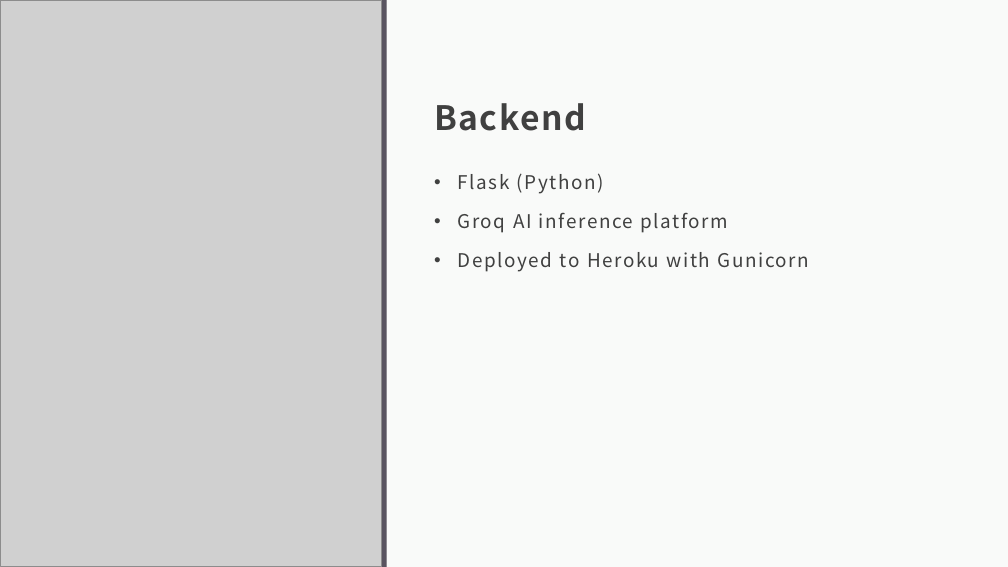
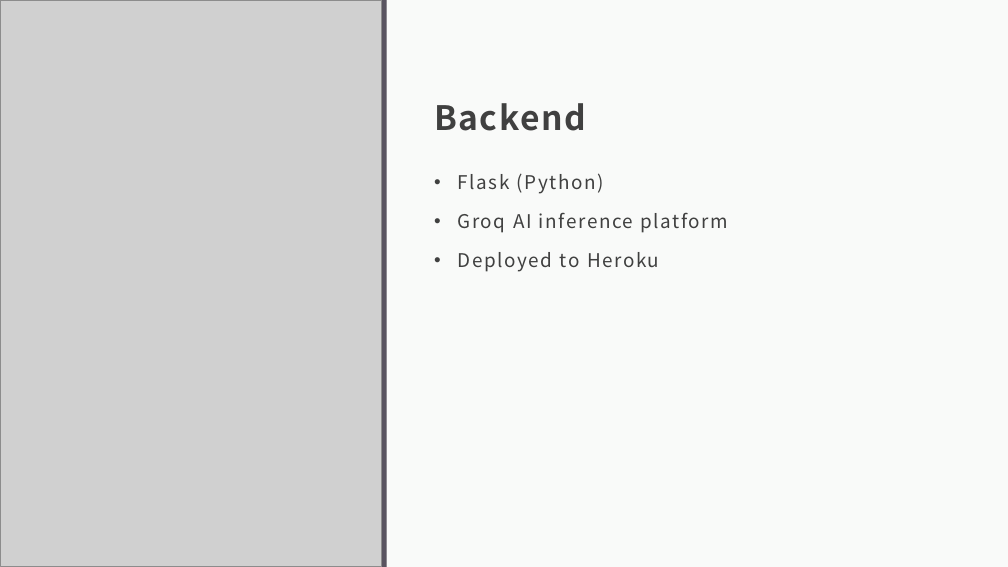
Before and after one commit to davooos/CSCI331-Final-Site, a slide deck: slide 4 of WebDev_Presentation.pptx. Drawn at 1008x567 pixels with LibreOffice and Linux fonts; fonts in the diff are those of the drawing; grey boxes stand for pictures. Boxes give left, top, right and bottom in pixels: in the first picture for what was removed or moved away, otherwise in the second. Text is boxed around its words. In the diff, an @@ line names an element or a change of style, - is before the commit and + after.

```diff
--- a/WebDev_Presentation.pptx
+++ b/WebDev_Presentation.pptx
@@ text at box(458, 252, 659, 272): text changed @@
-• Deployed to Heroku with Gunicorn
+• Deployed to Heroku
```
Also in this commit, not shown: 1 other slide changed, 1 slide removed.
